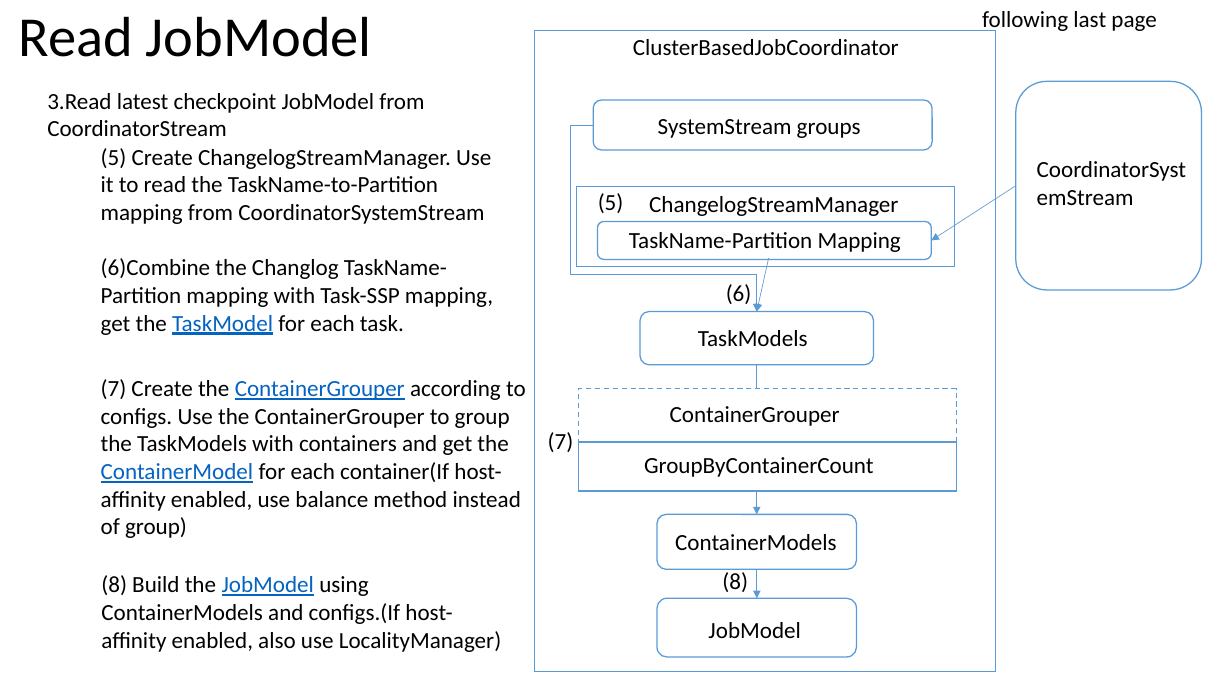
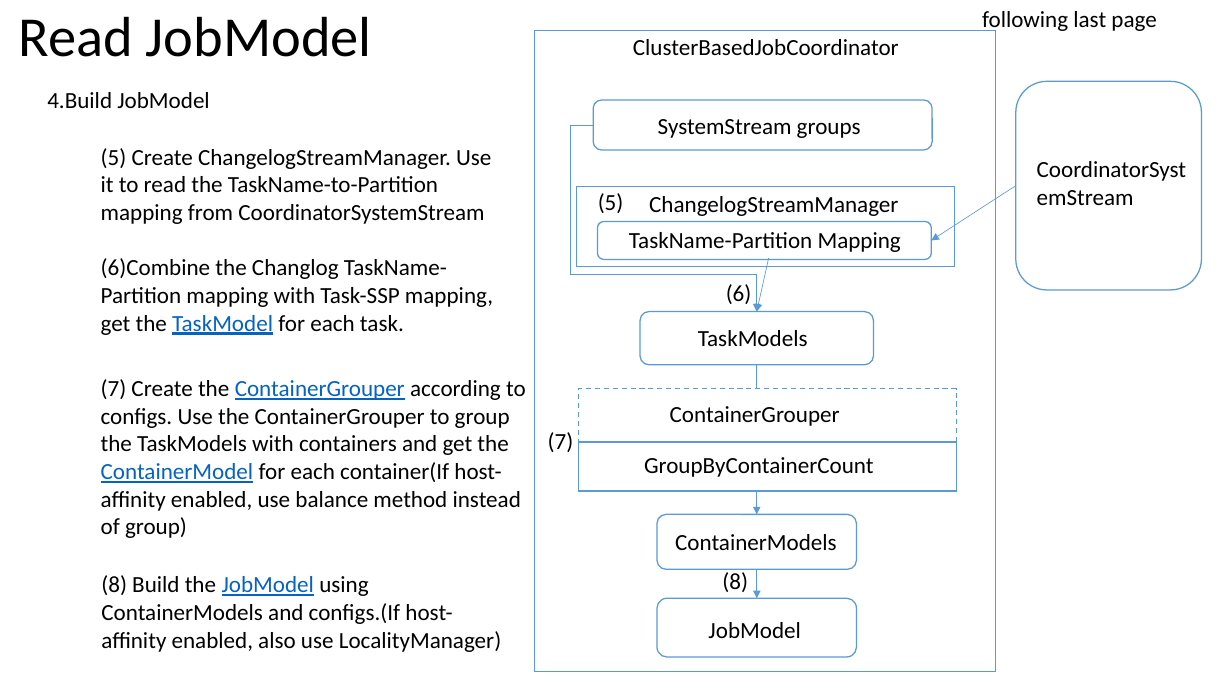
Before and after one commit to Swrrt/Samza-Documents, a slide deck: slide 77 of Documentation/SamzaStructure.pptx (slide 76 before the commit). Drawn at 1232x693 pixels with LibreOffice and Linux fonts; fonts in the diff are those of the drawing. Boxes give left, top, right and bottom in pixels: in the first picture for what was removed or moved away, otherwise in the second. Text is boxed around its words. In the diff, an @@ line names an element or a change of style, - is before the commit and + after.

```diff
--- a/Documentation/SamzaStructure.pptx
+++ b/Documentation/SamzaStructure.pptx
@@ text at (47, 92, 209, 108): text changed @@
-3.Read latest checkpoint JobModel from CoordinatorStream
+4.Build JobModel
```
Also in this commit, not shown: 2 other slides changed, 1 slide added.
